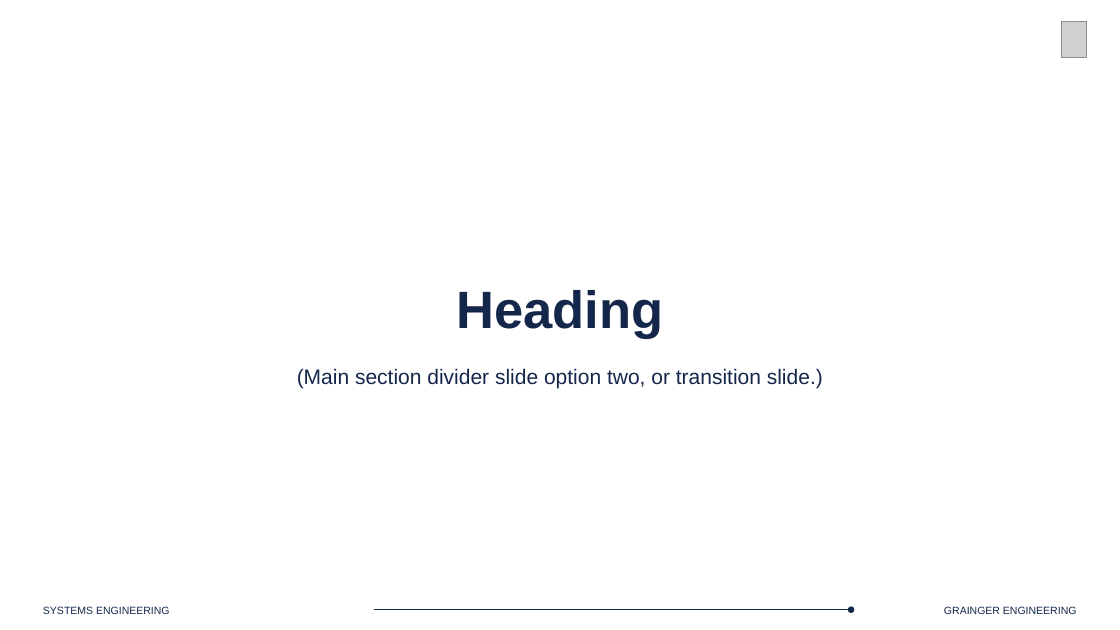
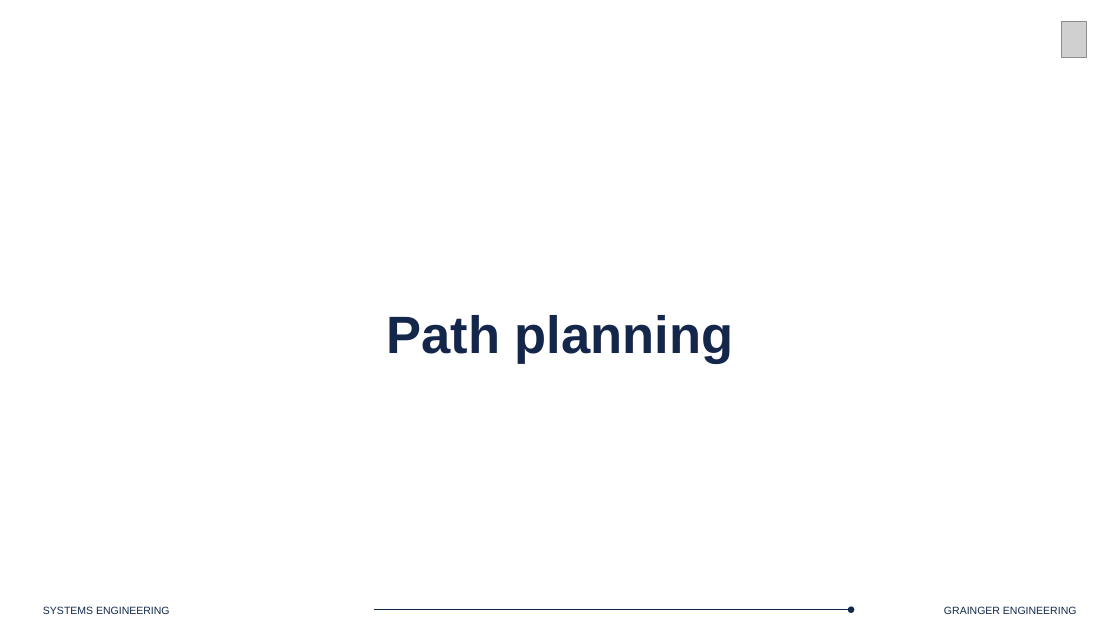
Before and after one commit to Marius-Juston/SE-423---Class-Material, a slide deck: slide 5 of Lectures/Slides/L18.pptx. Drawn at 1120x630 pixels with LibreOffice and Linux fonts; fonts in the diff are those of the drawing; grey boxes stand for pictures; background and template pictures are left out. Boxes give left, top, right and bottom in pixels: in the first picture for what was removed or moved away, otherwise in the second. Text is boxed around its words. In the diff, an @@ line names an element or a change of style, - is before the commit and + after.

```diff
--- a/Lectures/Slides/L18.pptx
+++ b/Lectures/Slides/L18.pptx
@@ text at [386,315,733,364]: text changed; size 18 to 45 pt; bold on @@
-Heading
-(Main section divider slide option two, or transition slide.)
+Path planning
```
Also in this commit, not shown: 2 other slides changed, 1 slide added.
